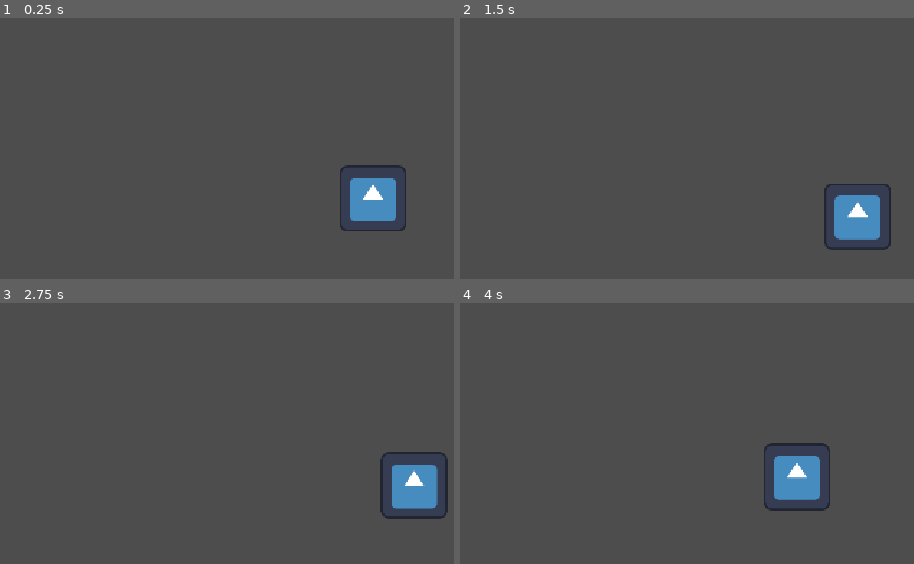
Above: before the commit, frames 1-4 (two rows, left to right).
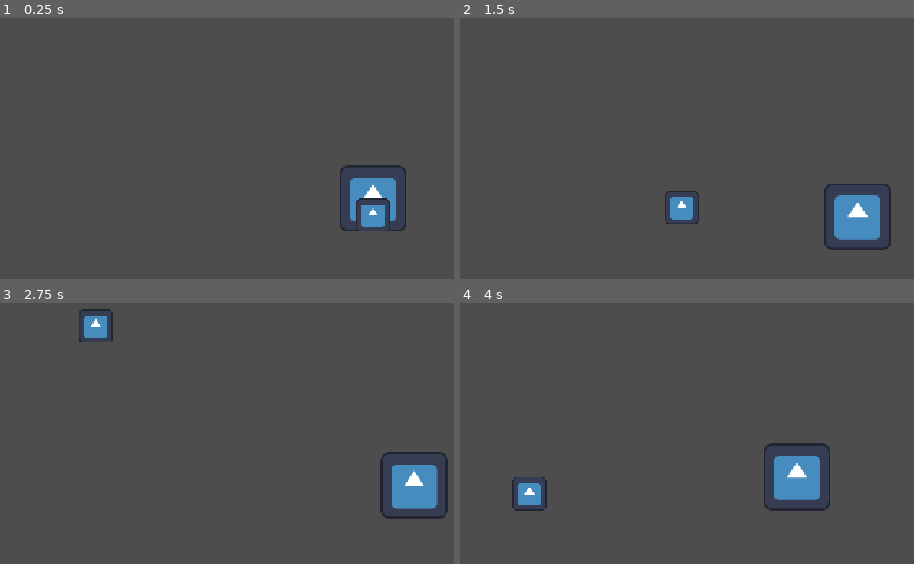
Above: after the commit, the same moments.

Repository: frantisek-boura/summoner-game
Game: Godot game, scene res://scenes/player/player.tscn
Two runs of this game, one before a commit and one after it. Both use one fixed random seed, a clock stepped at 60 frames per second and the inputs below. The engine's default icon, where the game draws it, is replaced by a stand-in: a white triangle on a blue panel in a dark square.
Inputs (mouse positions are in pixels of both pictures, inside the frame that each line leads up to):
- Up to frame 1 (0.25 s): no input
- Up to frame 2 (1.5 s): tap Enter at 0.5 s; move the mouse to (outside the picture) at 0.52 s; hold D (right) 0.53-1.28 s; hold E (minion_selector) 0.53-1.28 s; click (outside the picture) at 0.67 s; move the mouse to (673, 255) at 1.27 s; hold S (down) from 1.28 s (still down); tap F (set_selected_minion_independent) at 1.35 s
- Up to frame 3 (2.75 s): move the mouse to (453, 417) at 2.02 s; release S (down) at 2.03 s; hold D (right) from 2.03 s (still down); hold E (minion_selector) from 2.03 s (still down)
- Up to frame 4 (4 s): move the mouse to (outside the picture) at 2.77 s; release D (right) at 2.78 s; release E (minion_selector) at 2.78 s; hold W (up) 2.78-3.53 s; tap F (set_selected_minion_independent) at 2.85 s; click (outside the picture) at 2.92 s; move the mouse to (outside the picture) at 3.52 s; hold A (left) from 3.53 s (still down); hold E (minion_selector) from 3.53 s (still down)

The runs differ from the first frame. In frame 1, 0.5% of the frame differs, in the area x 78-86%, y 68-82%; in frame 2, 0.5%; in frame 3, 0.6%, in the area x 17-25%, y 2-15%; in frame 4, 0.6%.

Commit message:
refactor: first stage of minion manager rewrite, handling signals from child components

Diff:
--- a/scenes/player/minion/minion.tscn
+++ b/scenes/player/minion/minion.tscn
@@ -17,12 +17,15 @@
 [sub_resource type="CircleShape2D" id="CircleShape2D_fqypg"]
 radius = 35.057095
 
-[node name="minion" type="CharacterBody2D" unique_id=72757938]
+[node name="minion" type="CharacterBody2D" unique_id=72757938 node_paths=PackedStringArray("entity_state_machine", "entity_movement", "entity_health")]
 top_level = true
 collision_layer = 2
 collision_mask = 0
 platform_on_leave = 2
 script = ExtResource("1_ksga3")
+entity_state_machine = NodePath("minion_state_machine")
+entity_movement = NodePath("minion_movement")
+entity_health = NodePath("health")
 metadata/_custom_type_script = "uid://bk3lkl27i1ssr"
 
 [node name="sprite" type="Sprite2D" parent="." unique_id=1992417167]
--- a/scenes/player/minion_manager/states/minion_manager_idle_state.tscn
+++ /dev/null
@@ -1,6 +0,0 @@
-[gd_scene format=3 uid="uid://c5ef5moa8riob"]
-
-[ext_resource type="Script" uid="uid://dxw70tygik5nb" path="res://scripts/player/minion_manager/states/minion_manager_idle_state.gd" id="1_imeqh"]
-
-[node name="minion_manager_idle_state" type="Node" unique_id=1223317756]
-script = ExtResource("1_imeqh")
--- /dev/null
+++ b/scenes/player/minion_manager/states/minion_manager_select_state.tscn
@@ -0,0 +1,6 @@
+[gd_scene format=3 uid="uid://c5ef5moa8riob"]
+
+[ext_resource type="Script" uid="uid://dxw70tygik5nb" path="res://scripts/player/minion_manager/states/minion_manager_select_state.gd" id="1_lk75v"]
+
+[node name="minion_manager_idle_state" type="Node" unique_id=1223317756]
+script = ExtResource("1_lk75v")
--- a/scenes/player/player.tscn
+++ b/scenes/player/player.tscn
@@ -14,6 +14,10 @@
 [ext_resource type="PackedScene" uid="uid://dqh5ljvowxgjy" path="res://scenes/ui/radial_minion_menu/selected_minion_indicator.tscn" id="7_fcs02"]
 [ext_resource type="Script" uid="uid://b43ekgaafb0iu" path="res://scripts/player/minion_manager/minion_path.gd" id="8_myrg7"]
 [ext_resource type="Script" uid="uid://c0ngv03ig7b5k" path="res://scripts/player/minion_handler.gd" id="9_ugbui"]
+[ext_resource type="PackedScene" uid="uid://dnad2wc7xlfkc" path="res://scenes/player/minion_manager/minion_manager_state_machine.tscn" id="10_fcs02"]
+[ext_resource type="PackedScene" uid="uid://qkdgutf2mu13" path="res://scenes/player/minion/minion.tscn" id="10_uf5tr"]
+[ext_resource type="PackedScene" uid="uid://b6sh36d38er63" path="res://scenes/player/minion_manager/states/minion_manager_follow_state.tscn" id="11_kvlxm"]
+[ext_resource type="PackedScene" uid="uid://c5ef5moa8riob" path="res://scenes/player/minion_manager/states/minion_manager_select_state.tscn" id="12_uf5tr"]
 
 [sub_resource type="CircleShape2D" id="CircleShape2D_mx3rh"]
 radius = 68.007355
@@ -44,11 +48,12 @@
 shape = SubResource("CircleShape2D_mx3rh")
 debug_color = Color(0.4727996, 0, 0.05701869, 0.41960785)
 
-[node name="minion_manager" parent="." unique_id=1534479540 node_paths=PackedStringArray("radial_minion_menu", "selected_minion_indicator", "minion_path", "minion_handler") instance=ExtResource("5_gx1jg")]
+[node name="minion_manager" parent="." unique_id=1534479540 node_paths=PackedStringArray("radial_minion_menu", "selected_minion_indicator", "minion_path", "minion_handler", "state_machine") instance=ExtResource("5_gx1jg")]
 radial_minion_menu = NodePath("radial_minion_menu")
 selected_minion_indicator = NodePath("selected_minion_indicator")
 minion_path = NodePath("minion_path")
 minion_handler = NodePath("minion_handler")
+state_machine = NodePath("minion_manager_state_machine")
 
 [node name="radial_minion_menu" parent="minion_manager" unique_id=335324687 instance=ExtResource("6_ugbui")]
 
@@ -67,6 +72,29 @@
 
 [node name="minion_handler" type="Node2D" parent="minion_manager" unique_id=172772867]
 script = ExtResource("9_ugbui")
+
+[node name="minion" parent="minion_manager/minion_handler" unique_id=72757938 instance=ExtResource("10_uf5tr")]
+
+[node name="minion2" parent="minion_manager/minion_handler" unique_id=1678850809 instance=ExtResource("10_uf5tr")]
+
+[node name="minion6" parent="minion_manager/minion_handler" unique_id=2093589609 instance=ExtResource("10_uf5tr")]
+
+[node name="minion7" parent="minion_manager/minion_handler" unique_id=996174829 instance=ExtResource("10_uf5tr")]
+
+[node name="minion3" parent="minion_manager/minion_handler" unique_id=788512564 instance=ExtResource("10_uf5tr")]
+
+[node name="minion4" parent="minion_manager/minion_handler" unique_id=1451647907 instance=ExtResource("10_uf5tr")]
+
+[node name="minion5" parent="minion_manager/minion_handler" unique_id=377745753 instance=ExtResource("10_uf5tr")]
+
+[node name="minion_manager_state_machine" parent="minion_manager" unique_id=1920102366 node_paths=PackedStringArray("beginning_state") instance=ExtResource("10_fcs02")]
+beginning_state = NodePath("minion_manager_select_state")
+
+[node name="minion_manager_follow_state" parent="minion_manager/minion_manager_state_machine" unique_id=1396733951 node_paths=PackedStringArray("minion_manager") instance=ExtResource("11_kvlxm")]
+minion_manager = NodePath("../..")
+
+[node name="minion_manager_select_state" parent="minion_manager/minion_manager_state_machine" unique_id=1223317756 node_paths=PackedStringArray("minion_manager") instance=ExtResource("12_uf5tr")]
+minion_manager = NodePath("../..")
 
 [node name="player_movement" parent="." unique_id=1822100679 instance=ExtResource("4_0owmy")]
 movement_speed = 450.0
--- a/scripts/player/minion/minion.gd
+++ b/scripts/player/minion/minion.gd
@@ -2,6 +2,11 @@
 class_name Minion
 extends Entity
 
-@onready var movement: MinionMovement = entity_movement as MinionMovement
-@onready var state_machine: MinionStateMachine = entity_state_machine as MinionStateMachine
-@onready var health: EntityHealth = entity_health as EntityHealth
+var movement: MinionMovement
+var state_machine: MinionStateMachine
+var health: EntityHealth
+
+func _enter_tree() -> void:
+	movement = entity_movement as MinionMovement
+	state_machine = entity_state_machine as MinionStateMachine
+	health = entity_health as EntityHealth
--- a/scripts/player/minion/states/minion_follow_state.gd
+++ b/scripts/player/minion/states/minion_follow_state.gd
@@ -16,11 +16,12 @@
 	pass
 
 func physics(_delta: float) -> void:
-	var path_point: Vector2 = minion.minion_manager.minion_path.get_follow_position(minion.index)
-	if not minion.minion_movement.has_arrived(path_point):
-		minion.minion_movement.follow_path()
-	else:
-		minion.minion_movement.stop()
+	#var path_point: Vector2 = minion.minion_manager.minion_path.get_follow_position(minion)
+	#if not minion.minion_movement.has_arrived(path_point):
+		#minion.minion_movement.follow_path()
+	#else:
+		#minion.minion_movement.stop()
+	pass
 
 func input_process(_delta: float) -> void:
 	pass
--- a/scripts/player/minion/states/minion_idle_state.gd
+++ b/scripts/player/minion/states/minion_idle_state.gd
@@ -16,11 +16,12 @@
 	pass
 
 func physics(delta: float) -> void:
-	var idle_position: Vector2 = minion.minion_movement.get_idle_position()
-	if not minion.minion_movement.has_arrived(idle_position):
-		minion.minion_movement.idle_around(delta, idle_position)
-	else:
-		minion.minion_movement.lock_in_position(delta, idle_position)
+	#var idle_position: Vector2 = minion.minion_movement.get_idle_position()
+	#if not minion.minion_movement.has_arrived(idle_position):
+		#minion.minion_movement.idle_around(delta, idle_position)
+	#else:
+		#minion.minion_movement.lock_in_position(delta, idle_position)
+	pass
 
 func input_process(_delta: float) -> void:
 	pass
--- a/scripts/player/minion/states/minion_move_to_entity_state.gd
+++ b/scripts/player/minion/states/minion_move_to_entity_state.gd
@@ -19,8 +19,9 @@
 	pass
 
 func physics(delta: float) -> void:
-	var entity_position: Vector2 = minion.minion_manager.get_entity_position()
-	minion.minion_movement.lock_in_position(delta, entity_position)
+	#var entity_position: Vector2 = minion.minion_manager.get_entity_position()
+	#minion.minion_movement.lock_in_position(delta, entity_position)
+	pass
 
 func input_process(_delta: float) -> void:
 	pass
@@ -29,5 +30,5 @@
 	pass
 
 func _on_timeout() -> void:
-	minion.minion_state_machine.change_state_safe("minion_follow_state")
+	#minion.minion_state_machine.change_state_safe("minion_follow_state")
 	timer.stop()
--- a/scripts/player/minion_handler.gd
+++ b/scripts/player/minion_handler.gd
@@ -2,10 +2,14 @@
 extends Node2D
 class_name MinionHandler
 
+## Collection of all minions.
 var minions: Dictionary[Minion, int] = {}
+## Collection of minions that can be forced to change state by [MinionManager]
 var forcible_minions: Dictionary[Minion, int] = {}
 
+## Emitted when [MinionHandler]'s tree of child nodes changes.
 signal minion_tree_changed(new_minion: Minion)
+## Emitted when a minion changes their forcible status.
 signal forcible_minions_changed(is_enabled: bool, new_minion: Minion)
 
 func _ready() -> void:
@@ -14,9 +18,7 @@
 
 	_reorganize_minions()
 
-func _on_minion_tree_changed(target_node: Node = null, is_deleting: bool = false) -> void:
-	_reorganize_minions(target_node, is_deleting)
-	minion_tree_changed.emit(target_node as Minion if not is_deleting else null)
+# TODO: Minion Add/Remove methods.
 
 func _reorganize_minions(target_node: Node = null, is_deleting: bool = false) -> void:
 	var new_minions: Dictionary[Minion, int] = {}
@@ -35,13 +37,17 @@
 		new_minions.set(minion, new_minion_count)
 		new_minion_count += 1
 
-		if minion.minion_state_machine.is_forcible():
+		if minion.state_machine.is_forcible():
 			new_forcible_minions.set(minion, new_forcible_minion_count)
 			new_forcible_minion_count += 1
 
 	minions = new_minions
 	forcible_minions = new_forcible_minions
 
+func _on_minion_tree_changed(target_node: Node = null, is_deleting: bool = false) -> void:
+	_reorganize_minions(target_node, is_deleting)
+	minion_tree_changed.emit(target_node as Minion if not is_deleting else null)
+
 func _on_forcible_changed(is_enabled: bool, minion: Minion) -> void:
 	_reorganize_minions()
 	forcible_minions_changed.emit(is_enabled, minion)
--- a/scripts/player/minion_manager/minion_manager.gd
+++ b/scripts/player/minion_manager/minion_manager.gd
@@ -9,43 +9,37 @@
 @export var selected_minion_indicator: SelectedMinionIndicator
 @export var minion_path: MinionPath
 @export var minion_handler: MinionHandler
+@export var state_machine: MinionManagerStateMachine
 @export_range(0, 1, 0.001) var idle_rotation_speed: float = 0.3
 
 @onready var entity: Entity = get_parent() as Entity
 
-#var selected_minion: Minion = null
-#var is_idling: bool = false
-#var angle: float = 0
-#var _minions: Array[Minion] = []
-#var _forcible_minions: Array[Minion] = []
-#var _by_index: Callable = func(m1: Minion, m2: Minion): return m1.index < m2.index
-#
-#signal forcible_minions_changed(minions: Array[Minion])
-#
-#func _ready() -> void:
-	#assert(radial_minion_menu != null, "MINION MANAGER: Radial Minion Menu not set.")
-	#assert(selected_minion_indicator != null, "MINION MANAGER: Selected Minion Indicator not set.")
-	#assert(minion_path != null, "MINION MANAGER: Minion Path not set.")
-	#assert(entity != null, "MINION MANAGER: Entity not set.")
-	#
-	#child_entered_tree.connect(_scan_minions.bind(false))
-	#child_exiting_tree.connect(_scan_minions.bind(true))
-	#radial_minion_menu.minion_selected.connect(_on_minion_selected)
-	#
-	#_scan_minions(null, false)
-#
-#func _physics_process(delta: float) -> void:
-	#_inc_angle(delta)
-#
-### Increases internal [member MinionManager.angle] value used for determining current idle position of each minion.
-### Takes [float] [param delta] as increment.
-#func _inc_angle(delta: float) -> void:
-	#angle -= delta * idle_rotation_speed
-#
-#func _on_minion_selected(minion: Minion) -> void:
-	#selected_minion = minion
-	#selected_minion_indicator.enable(minion)
-#
+var selected_minion: Minion = null
+var angle: float = 0
+
+func _ready() -> void:
+	assert(radial_minion_menu != null, "MINION MANAGER: Radial Minion Menu not set.")
+	assert(selected_minion_indicator != null, "MINION MANAGER: Selected Minion Indicator not set.")
+	assert(minion_path != null, "MINION MANAGER: Minion Path not set.")
+	assert(minion_handler != null, "MINION MANAGER: Minion Handler not set.")
+	assert(state_machine != null, "MINION MANAGER: State Machine not set.")
+	assert(entity != null, "MINION MANAGER: Entity not set.")
+
+	radial_minion_menu.minion_selected.connect(_on_minion_selected)
+	minion_handler.minion_tree_changed.connect(_on_minion_tree_changed)
+
+## Increases internal [member MinionManager.angle] value used for determining current idle position of each minion.
+## Takes [float] [param delta] as increment.
+func inc_angle(delta: float) -> void:
+	angle -= delta * idle_rotation_speed
+
+func _on_minion_selected(minion: Minion) -> void:
+	selected_minion = minion
+	selected_minion_indicator.enable(minion)
+
+func _on_minion_tree_changed(new_minion: Minion = null) -> void:
+	print("xd")
+
 ### Scans child nodes for minions and adds them to [member MinionManager._minions].
 ### Is invoked on _ready and whenever a node enters/leaves child tree of [MinionManager]
 #func _scan_minions(node: Node, is_deleting: bool) -> void:
--- a/scripts/player/minion_manager/states/minion_manager_follow_state.gd
+++ b/scripts/player/minion_manager/states/minion_manager_follow_state.gd
@@ -7,17 +7,16 @@
 	assert(minion_manager != null, "MINION MANAGER FOLLOW STATE: Stateful node not set")
 
 func enter() -> void:
-	minion_manager.group_change_state("minion_move_to_entity_state")
-	minion_manager.minion_path.enable_updates()
+	pass
 
 func exit() -> void:
-	minion_manager.minion_path.disable_updates()
+	pass
 
 func frames(_delta: float) -> void:
 	pass
 
-func physics(delta: float) -> void:
-	minion_manager.inc_angle(delta)
+func physics(_delta: float) -> void:
+	pass
 
 func input_process(_delta: float) -> void:
 	pass
--- a/scripts/player/minion_manager/states/minion_manager_idle_state.gd
+++ b/scripts/player/minion_manager/states/minion_manager_select_state.gd
@@ -1,4 +1,4 @@
-class_name MinionManagerIdleState
+class_name MinionManagerSelectState
 extends State
 
 @export var minion_manager: MinionManager
@@ -7,16 +7,16 @@
 	assert(minion_manager != null, "MINION MANAGER IDLE STATE: Stateful node not set")
 
 func enter() -> void:
-	minion_manager.group_change_state("minion_move_to_entity_state")
+	pass
 
 func exit() -> void:
-	minion_manager.minion_path.reset_points()
+	pass
 
 func frames(_delta: float) -> void:
 	pass
 
-func physics(delta: float) -> void:
-	minion_manager.inc_angle(delta)
+func physics(_delta: float) -> void:
+	pass
 
 func input_process(_delta: float) -> void:
 	pass
Renamed: scripts/player/minion_manager/states/minion_manager_idle_state.gd.uid -> scripts/player/minion_manager/states/minion_manager_select_state.gd.uid
